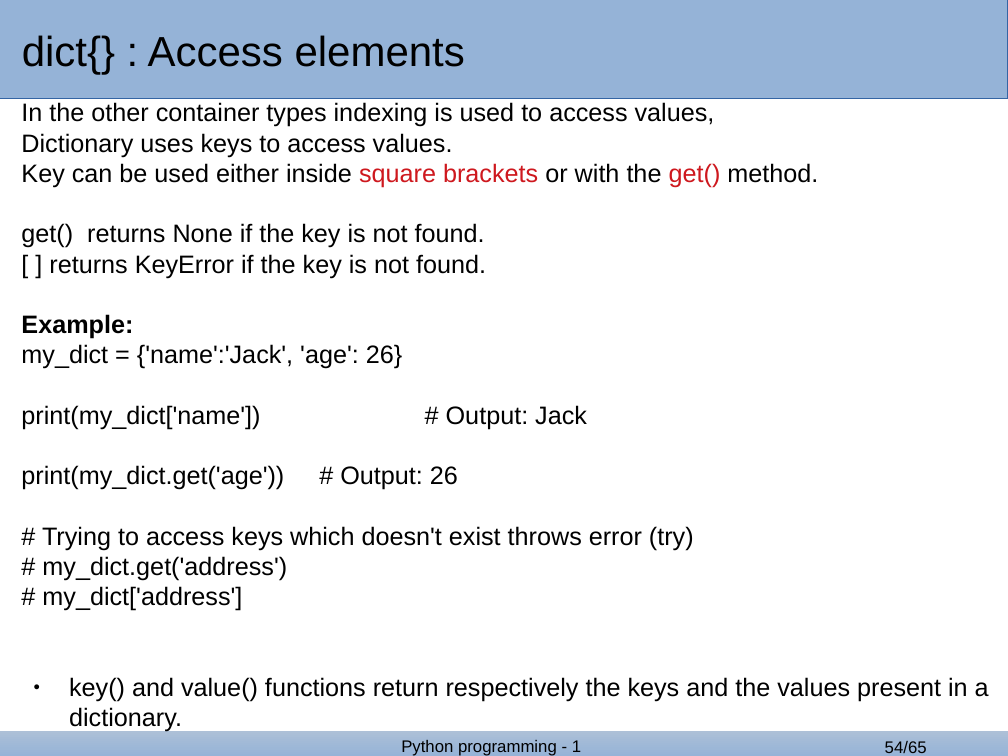
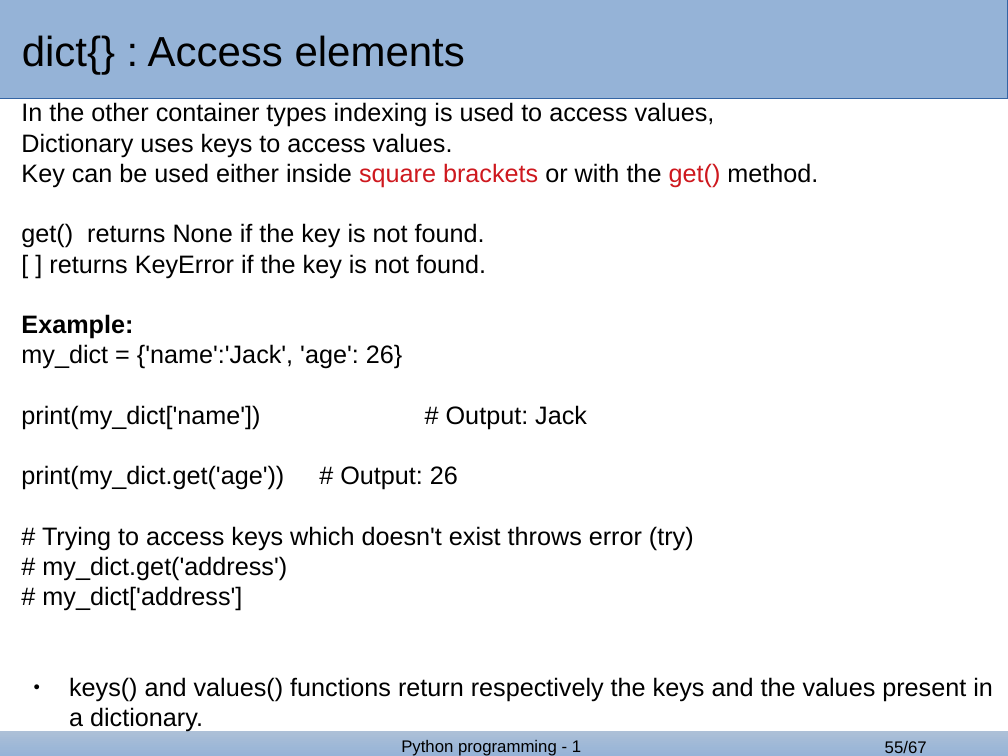
Before and after one commit to GozDavid/bash_lectures, a slide deck: slide 55 of python_2.odp (slide 54 before the commit). Drawn at 1008x756 pixels with LibreOffice and Linux fonts; fonts in the diff are those of the drawing; background and template pictures are left out. Boxes give left, top, right and bottom in pixels: in the first picture for what was removed or moved away, otherwise in the second. Text is boxed around its words. In the diff, an @@ line names an element or a change of style, - is before the commit and + after.

```diff
--- a/python_2.odp
+++ b/python_2.odp
@@ text at (69, 677, 993, 702): text changed @@
-● key() and value() functions return respectively the keys and the values present in a dictionary.
+● keys() and values() functions return respectively the keys and the values present in a dictionary.
@@ page number at (885, 741, 927, 753): text changed @@
-54/65
+55/67
```
Also in this commit, not shown: 2 other slides changed, 4 slides added, 2 slides removed, 5 other files.
